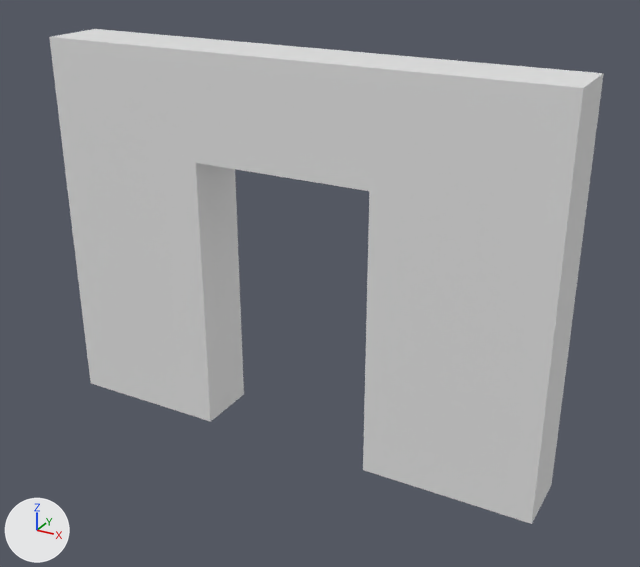
Before and after pictures for a commit that changed the OBJ model meshes/wall_doorway.obj.
Rendered twice from a camera (50 mm lens) standing at (3.11, -5.3, 3.99) and looking at (0.18, 0.02, 1.33). The lights are fixed; the arrows at lower left show +X, +Y and +Z. The first picture is the older version. Where no turn or scale is listed for an object, it has been applied to the vertices. Vertices at exactly the same position are counted once.

Before the edit, the objects in view are built like this:
```python
me_wall_doorway = bpy.data.meshes.new('wall_doorway')
me_wall_doorway.from_pydata(...)  # 20 vertices, 36 faces; spans x -2.0..2.0, y -0.25..0.25, z 0.0..3.0
ob_wall_doorway = bpy.data.objects.new('wall_doorway', me_wall_doorway)
ob_wall_doorway.location = (0.0, 0.0, 0.0)
```
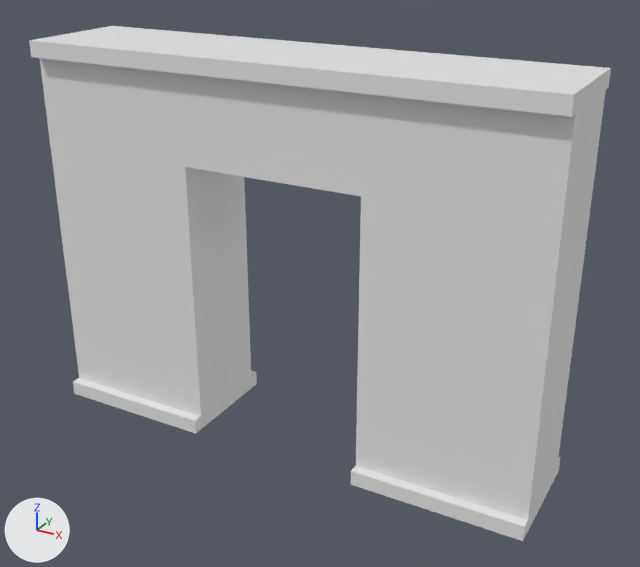
Changed parts and their boxes (x1, y1, x2, y2) in the pictures (640 x 567 px):
'wall_doorway', reshaped: before (49, 29, 604, 524); after (29, 26, 611, 541)

Diff of the bpy script that builds the scene:
```diff
--- a/meshes/wall_doorway.obj.py
+++ b/meshes/wall_doorway.obj.py
@@ me_wall_doorway @@
 # used by ob_wall_doorway; location = (0.0, 0.0, 0.0)
-me_wall_doorway.from_pydata(...)  # 20 vertices, 36 faces; spans x -2.0..2.0, y -0.25..0.25, z 0.0..3.0
+me_wall_doorway.from_pydata(...)  # 52 vertices, 96 faces; spans x -2.0..2.0, y -0.46..0.46, z 0.0..3.0
+# me_wall_doorway part 1: the whole mesh is rebuilt
```
